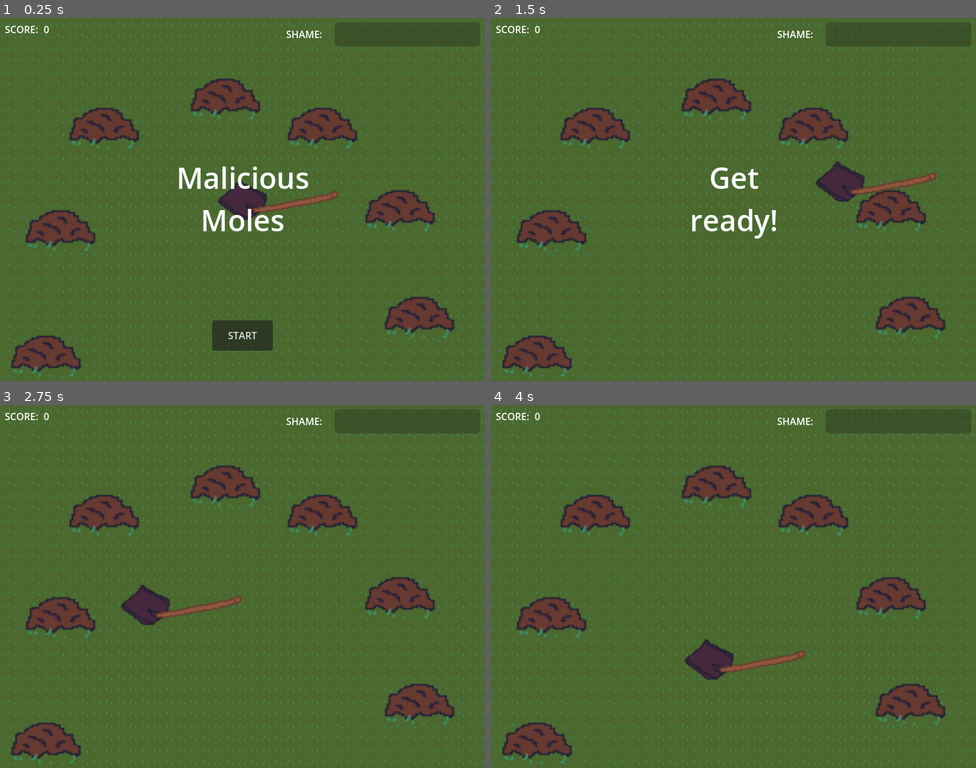
Above: before the commit, frames 1-4 (two rows, left to right).
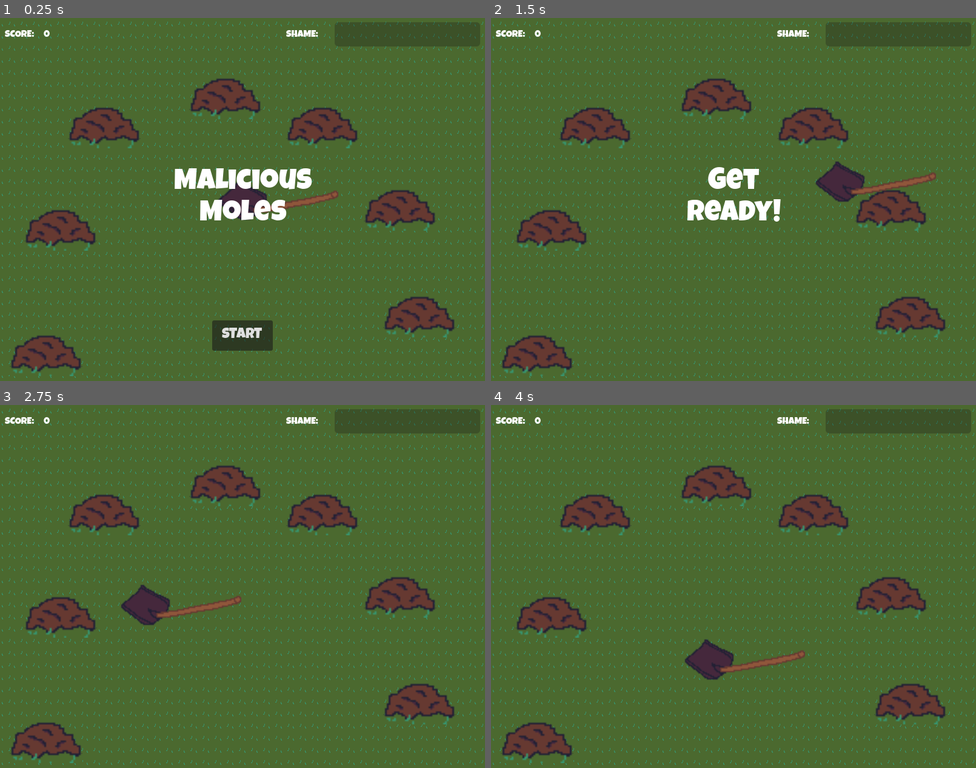
Above: after the commit, the same moments.

Repository: rolika/Mole
Game: Godot game, scene res://main.tscn
The game is run twice, just before and just after one commit, with the same random seed, the same clock (stepped at 60 frames per second) and the same inputs.
Inputs (mouse positions are in pixels of both pictures, inside the frame that each line leads up to):
- Up to frame 1 (0.25 s): no input
- Up to frame 2 (1.5 s): click "START" at 0.5 s; tap Enter at 1.25 s; move the mouse to (840, 181) at 1.27 s; press the mouse at (840, 181) at 1.28 s
- Up to frame 3 (2.75 s): tap Space at 2 s; move the mouse to (145, 604) at 2.02 s; release the mouse at (145, 604) at 2.03 s; click (145, 604) at 2.1 s
- Up to frame 4 (4 s): tap Enter at 2.75 s; move the mouse to (782, 506) at 2.77 s; press the mouse at (782, 506) at 2.78 s; tap Space at 3.5 s; move the mouse to (709, 659) at 3.52 s; release the mouse at (709, 659) at 3.53 s; click (709, 659) at 3.6 s

The runs differ from the first frame. In frame 1, 2.4% of the frame differs, in the area x 1-67%, y 2-89%; in frame 2, 1.7%; in frame 3, 0.3%; in frame 4, 0.3%.

Commit message:
add custom font to hud

Diff:
--- a/hud.tscn
+++ b/hud.tscn
@@ -1,6 +1,7 @@
-[gd_scene load_steps=2 format=3 uid="uid://bu814wsj38k0s"]
+[gd_scene load_steps=3 format=3 uid="uid://bu814wsj38k0s"]
 
 [ext_resource type="Script" path="res://hud.gd" id="1_6jub5"]
+[ext_resource type="FontFile" uid="uid://n246ayxytvdd" path="res://font/LuckiestGuy-Regular.ttf" id="2_upekl"]
 
 [node name="HUD" type="CanvasLayer"]
 script = ExtResource("1_6jub5")
@@ -18,6 +19,7 @@
 grow_horizontal = 2
 grow_vertical = 2
 size_flags_horizontal = 4
+theme_override_fonts/font = ExtResource("2_upekl")
 theme_override_font_sizes/font_size = 48
 text = "Malicious
 Moles"
@@ -36,30 +38,35 @@
 offset_bottom = -50.0
 grow_horizontal = 2
 grow_vertical = 0
-size_flags_horizontal = 0
-size_flags_vertical = 8
+size_flags_horizontal = 4
+size_flags_vertical = 4
+theme_override_fonts/font = ExtResource("2_upekl")
+theme_override_font_sizes/font_size = 24
 text = "START"
 
 [node name="ScoreLabel" type="Label" parent="."]
 offset_left = 8.0
-offset_top = 8.0
+offset_top = 20.0
 offset_right = 64.0
-offset_bottom = 34.0
+offset_bottom = 46.0
+theme_override_fonts/font = ExtResource("2_upekl")
 text = "SCORE:"
 
 [node name="ScoreValue" type="Label" parent="."]
 offset_left = 72.0
-offset_top = 8.0
+offset_top = 20.0
 offset_right = 112.0
-offset_bottom = 34.0
+offset_bottom = 46.0
 size_flags_horizontal = 0
+theme_override_fonts/font = ExtResource("2_upekl")
 text = "0"
 
 [node name="ShameLabel" type="Label" parent="."]
 offset_left = 472.0
-offset_top = 16.0
+offset_top = 20.0
 offset_right = 532.0
-offset_bottom = 42.0
+offset_bottom = 46.0
+theme_override_fonts/font = ExtResource("2_upekl")
 text = "SHAME:"
 
 [node name="ShameBar" type="ProgressBar" parent="."]
--- a/main.tscn
+++ b/main.tscn
@@ -6,7 +6,7 @@
 [ext_resource type="Texture2D" uid="uid://b7scvn5rcq1no" path="res://art/grassfield.png" id="4_hfoty"]
 [ext_resource type="PackedScene" uid="uid://cctaeaq28exs7" path="res://mole_hill.tscn" id="5_lhont"]
 [ext_resource type="PackedScene" uid="uid://bu814wsj38k0s" path="res://hud.tscn" id="6_hgmp7"]
-[ext_resource type="AudioStream" uid="uid://bns8jl0ihc17a" path="res://sfx/impactBell_heavy_003.ogg" id="7_cq0mb"]
+[ext_resource type="AudioStream" uid="uid://clfbdw7ysuvpx" path="res://sfx/impactBell_heavy_000.ogg" id="7_ugcxe"]
 [ext_resource type="AudioStream" uid="uid://dk8fspkup0hnx" path="res://sfx/footstep_snow_004.ogg" id="8_ltqqj"]
 
 [node name="Main" type="Node2D"]
@@ -65,7 +65,7 @@
 [node name="HUD" parent="." instance=ExtResource("6_hgmp7")]
 
 [node name="HitSound" type="AudioStreamPlayer2D" parent="."]
-stream = ExtResource("7_cq0mb")
+stream = ExtResource("7_ugcxe")
 
 [node name="MissedSound" type="AudioStreamPlayer2D" parent="."]
 stream = ExtResource("8_ltqqj")
Binary file added: font/LuckiestGuy-Regular.ttf
Not shown, added: font/LuckiestGuy-Regular.ttf.import
Not shown, added: sfx/impactBell_heavy_000.ogg.import
Not shown, added: sfx/impactBell_heavy_000.ogg
